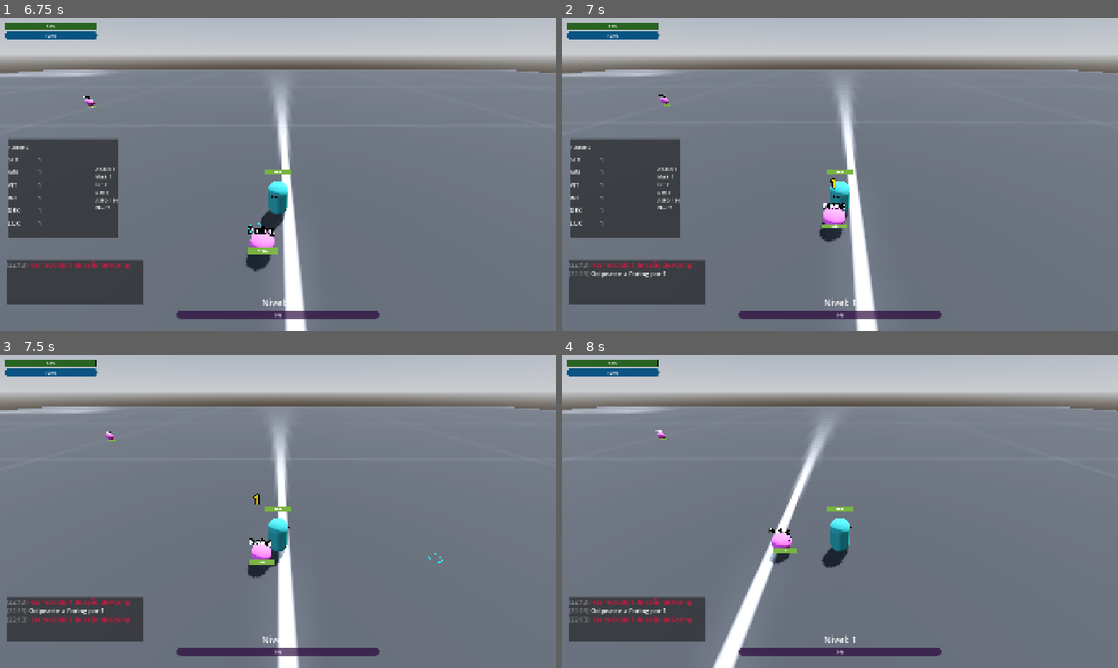
Above: before the commit, frames 1-4 (two rows, left to right).
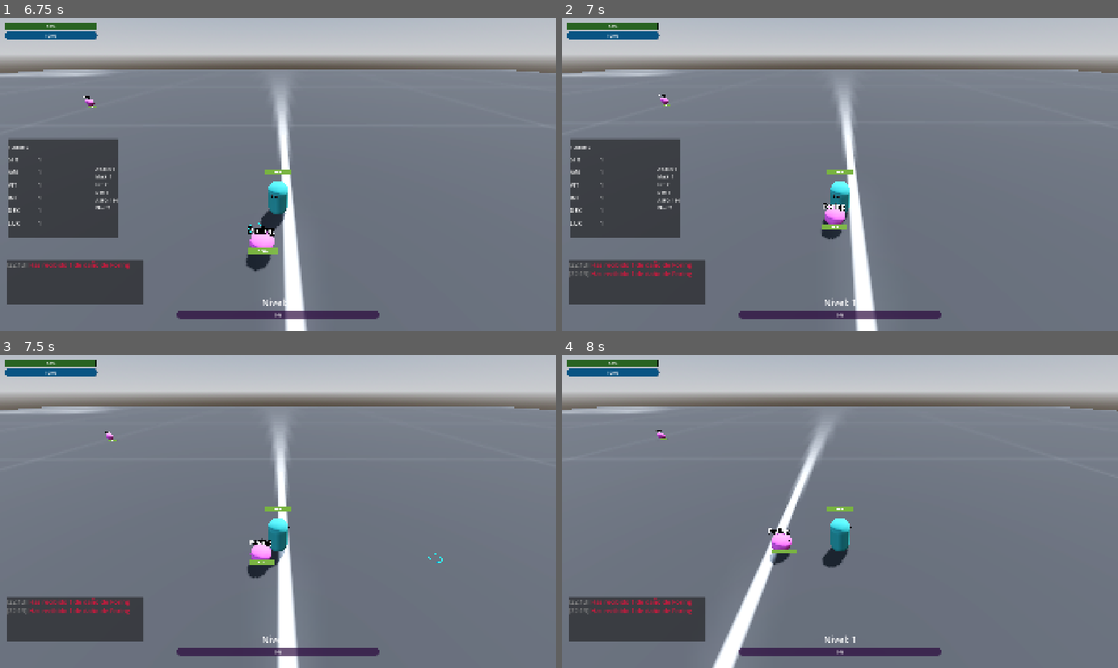
Above: after the commit, the same moments.

Repository: emarose/cameraAndMovement
Game: Godot game, scene res://world.tscn
Two runs of this game, one before a commit and one after it. Both use one fixed random seed, a clock stepped at 60 frames per second and the inputs below.
Inputs (mouse positions are in pixels of both pictures, inside the frame that each line leads up to):
- Up to frame 1 (6.75 s): tap Enter at 0.5 s; move the mouse to (250, 237) at 0.52 s; hold C (toggle_stats) 0.53-1.28 s; click (250, 237) at 0.67 s; move the mouse to (444, 221) at 1.27 s; tap C (toggle_stats) every 1.5 s from 1.35 to 5.85 s; click (444, 221) at 1.42 s; move the mouse to (111, 127) at 2.02 s; hold C (toggle_stats) 2.03-2.78 s; click (111, 127) at 2.17 s; move the mouse to (305, 174) at 2.77 s; click (305, 174) at 2.92 s; move the mouse to (194, 96) at 3.52 s; hold C (toggle_stats) 3.53-4.28 s; click (194, 96) at 3.67 s; move the mouse to (400, 158) at 4.27 s; click (400, 158) at 4.42 s; move the mouse to (166, 190) at 5.02 s; hold C (toggle_stats) 5.03-5.78 s; click (166, 190) at 5.17 s; move the mouse to (333, 105) at 5.77 s; click (333, 105) at 5.92 s; move the mouse to (250, 237) at 6.52 s; hold C (toggle_stats) from 6.53 s (still down); click (250, 237) at 6.67 s
- Up to frame 2 (7 s): keep holding C (toggle_stats)
- Up to frame 3 (7.5 s): move the mouse to (444, 558) at 7.27 s; release C (toggle_stats) at 7.28 s; tap C (toggle_stats) at 7.35 s; click (444, 558) at 7.42 s
- Up to frame 4 (8 s): no input

Frame 1 is identical in both runs. In frame 2, 0.5% of the frame differs, in the area x 5-98%, y 1-83%; in frame 3, 0.5%, in the area x 1-80%, y 24-86%; in frame 4, 0.5%.

Commit message:
fix: hold click to attack

Diff:
--- a/scripts/player.gd
+++ b/scripts/player.gd
@@ -31,21 +31,20 @@
 var is_stunned = false
 var current_target_enemy = null
 var can_attack_player: bool = true
+var is_attacking: bool = false
 
 func _ready():
 	# 1. Calcular y setear vida inicial
 	var max_hp_calculado = 100 + stats.get_max_hp_bonus()
 	health_component.max_health = max_hp_calculado
-	health_component.current_health = max_hp_calculado # Llenar vida
+	health_component.current_health = max_hp_calculado
 	skill_component.setup(self, stats, sp_component)
-	# 2. Si tienes SPComponent, inicializarlo (Asumiendo que el nodo se llama SPComponent)
 	var sp_comp = get_node_or_null("SPComponent")
 	if sp_comp:
-		sp_comp.setup(stats) # Esto debería poner el SP al máximo dentro del componente
+		sp_comp.setup(stats)
 
 	# 3. Configurar HUD pasando los 3 componentes
 	if hud:
-		# Pasamos stats, health y el sp_comp (que puede ser null si no existe)
 		hud.setup_hud(stats, health_component, sp_comp)
 
 	# Conexiones adicionales
@@ -68,32 +67,114 @@
 	if event is InputEventMouseButton and event.button_index == MOUSE_BUTTON_LEFT:
 		if event.pressed:
 			is_clicking = true
-			if skill_component.armed_skill:
-				_handle_skill_target_selection()
-			else:
-				handle_click_interaction()
+			# Detectamos e interactuamos una vez (spawn del indicador)
+			var result = get_mouse_world_interaction()
+			if result:
+				# Si clickeamos enemigo, atacamos una vez inmediatamente
+				if result.collider and is_instance_valid(result.collider) and result.collider.is_in_group("enemy"):
+					# Guardar target y ejecutar ataque inmediato
+					current_target_enemy = result.collider
+					spawn_flash_effect(result.position, true)
+					# Ejecutar ataque inmediato si es posible
+					if can_attack_player and not is_dead:
+						_start_attack_loop() # ejecuta un ataque y, si mantienes presionado, seguirá atacando
+				else:
+					# Clic en suelo: spawn indicador y empezar a moverse mientras mantengas presionado
+					spawn_flash_effect(result.position, false)
+					current_target_enemy = null
+					nav_agent.target_position = result.position
 		else:
 			# solo cuando se suelta el botón izquierdo
 			is_clicking = false
-
-	# Opcional: actualizar cursor cuando el mouse se mueve (menos raycasts que cada frame)
+			# Al soltar, detenemos el loop de ataque (si estaba atacando por hold)
+			_stop_attack_loop()
+
+	# Actualizar cursor cuando el mouse se mueve
 	if event is InputEventMouseMotion:
 		update_cursor()
 
+func _start_attack_loop():
+	# Inicia un ataque inmediato y, si el jugador mantiene is_clicking, seguirá atacando automáticamente
+	if not current_target_enemy or not is_instance_valid(current_target_enemy):
+		return
+	if not can_attack_player or is_dead:
+		return
+
+	# Bloqueamos movimiento y marcamos estado de ataque
+	is_attacking = true
+	nav_agent.target_position = global_position
+	velocity = Vector3.ZERO
+
+	# Ejecutar el ataque (execute_attack maneja el await del ASPD)
+	# Usamos una llamada asíncrona para permitir que execute_attack haga await internamente
+	_call_execute_attack_and_maybe_repeat(current_target_enemy)
+
+func _stop_attack_loop():
+	# Desactiva el estado de ataque (al soltar el click)
+	is_attacking = false
+
+# Helper asíncrono que ejecuta un ataque y, si el jugador sigue manteniendo click, repite según ASPD
+func _call_execute_attack_and_maybe_repeat(enemy):
+	# Ejecuta en background (no bloqueante para el hilo principal)
+	# Nota: Godot permite await dentro de funciones normales; aquí lo usamos para controlar el loop.
+	if not enemy or not is_instance_valid(enemy):
+		is_attacking = false
+		return
+
+	# Mientras el jugador mantenga el click y el target sea válido, atacamos en intervalos de ASPD
+	while is_clicking and is_attacking and is_instance_valid(enemy) and not is_dead:
+		# Solo intentar atacar si el agente puede atacar
+		if can_attack_player:
+			# Forzamos que el jugador mire al objetivo y no se mueva
+			nav_agent.target_position = global_position
+			look_at(Vector3(enemy.global_position.x, global_position.y, enemy.global_position.z), Vector3.UP)
+			# Ejecuta el ataque (execute_attack contiene el await del ASPD)
+			await execute_attack(enemy)
+		else:
+			# Si no puede atacar (cooldown), esperamos un pequeño tiempo antes de reintentar
+			await get_tree().create_timer(0.05).timeout
+
+		# Si el jugador soltó el click, salimos
+		if not is_clicking:
+			break
+
+	# Al terminar, liberar lock
+	is_attacking = false
+
 func _physics_process(_delta):
 	if is_dead or is_stunned: return
+
+	# Si estamos atacando, bloquear movimiento y no procesar navegación normal
+	if is_attacking:
+		# Asegurar que no nos movemos
+		nav_agent.target_position = global_position
+		velocity = Vector3.ZERO
+		update_cursor()
+		move_and_slide()
+		return
+
+	# Si mantenemos click y no hay skill armado, actualizar interacción continua
 	if is_clicking and not skill_component.armed_skill:
 		_process_continuous_interaction()
-	# LÓGICA DE AUTO-ATAQUE: Si tenemos un objetivo, lo perseguimos y atacamos
+
+	# LÓGICA DE SEGUIR TARGET (solo seguimiento, no auto-ataque)
 	if current_target_enemy and is_instance_valid(current_target_enemy):
 		var dist = global_position.distance_to(current_target_enemy.global_position)
-		if dist <= attack_range:
-			execute_attack(current_target_enemy)
-		else:
-			# Si está lejos, movernos hacia él
-			nav_agent.target_position = current_target_enemy.global_position
+		# Si estamos en rango y el jugador está manteniendo click sobre el enemigo, el ataque lo maneja el loop
+		# Si no está haciendo click, no atacamos automáticamente; solo nos acercamos si el jugador lo desea
+		if is_clicking:
+			# Si el jugador mantiene click y está en rango, el loop de ataque se encargará de ejecutar ataques
+			if dist > attack_range:
+				nav_agent.target_position = current_target_enemy.global_position
+			else:
+				nav_agent.target_position = global_position
+		else:
+			# Si no está clickeando, no atacamos automáticamente; opcional: acercarnos si queremos
+			# nav_agent.target_position = current_target_enemy.global_position
+			pass
 
 	elif is_clicking:
+		# Movimiento normal hacia la posición del mouse mientras se mantiene presionado
 		move_to_mouse_position()
 
 	if nav_agent.is_navigation_finished():
@@ -158,17 +239,6 @@
 		if result:
 			nav_agent.target_position = result.position
 
-#func get_mouse_world_interaction():
-#	var camera = get_viewport().get_camera_3d()
-#	var mouse_pos = get_viewport().get_mouse_position()
-#	var ray_origin = camera.project_ray_origin(mouse_pos)
-#	var ray_end = ray_origin + camera.project_ray_normal(mouse_pos) * 2000
-#	var space_state = get_world_3d().direct_space_state
-#
-#	var query = PhysicsRayQueryParameters3D.create(ray_origin, ray_end)
-#	query.exclude = [get_rid()]
-#	return space_state.intersect_ray(query)
-
 func get_mouse_world_interaction():
 	var camera = get_viewport().get_camera_3d()
 	if not camera: return null
@@ -180,7 +250,7 @@
 	var query = PhysicsRayQueryParameters3D.create(ray_origin, ray_end)
 	query.exclude = [get_rid()]
 	var result = space_state.intersect_ray(query)
-	if not result: # intersect_ray devuelve {} si no choca
+	if not result:
 		return null
 	return result
 
@@ -204,18 +274,28 @@
 	else:
 		nav_agent.target_position = enemy.global_position
 
-func execute_attack(enemy):
-	if not can_attack_player or is_dead: return
+func execute_attack(enemy) -> void:
+	# Retorna cuando el ataque y su cooldown (ASPD) finalizan
+	if not can_attack_player or is_dead:
+		return
+
+	# Si el enemigo dejó de ser válido, salir
+	if not enemy or not is_instance_valid(enemy):
+		return
+
+	# Bloqueo de movimiento mientras atacamos
+	nav_agent.target_position = global_position
+	velocity = Vector3.ZERO
 
 	var enemy_health = enemy.get_node_or_null("HealthComponent")
 	var enemy_data = enemy.data
 
 	if enemy_health and enemy_data and stats:
 		can_attack_player = false
-		# TODO: ESTO TEDRIA QUE ESTAR EN STATSCOMPONENTS COMO LOS DEMAS CALCULOS
+
+		# Cálculo de hit
 		var hit_chance_percent = (stats.get_hit() - enemy_data.flee) + 80
 		hit_chance_percent = clamp(hit_chance_percent, 5, 95)
-
 		var is_hit = (randi() % 100) < hit_chance_percent
 
 		if not is_hit:
@@ -227,8 +307,13 @@
 			enemy_health.take_damage(final_damage)
 			spawn_floating_text(enemy.global_position, final_damage, false)
 
+		# Esperar el tiempo de ataque (ASPD) antes de liberar can_attack_player
 		await get_tree().create_timer(stats.get_attack_speed()).timeout
 		can_attack_player = true
+
+	# Al finalizar el ataque, si el jugador no mantiene click, liberamos is_attacking
+	if not is_clicking:
+		is_attacking = false
 
 func _on_player_hit(new_health):
 	if has_node("HealthBar3D") and has_node("HealthComponent"):
